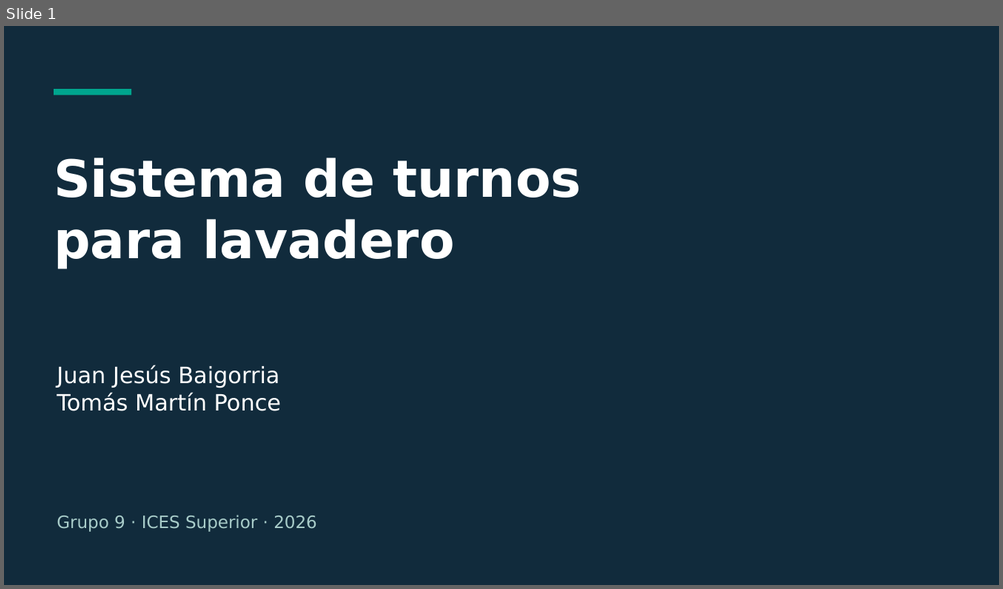
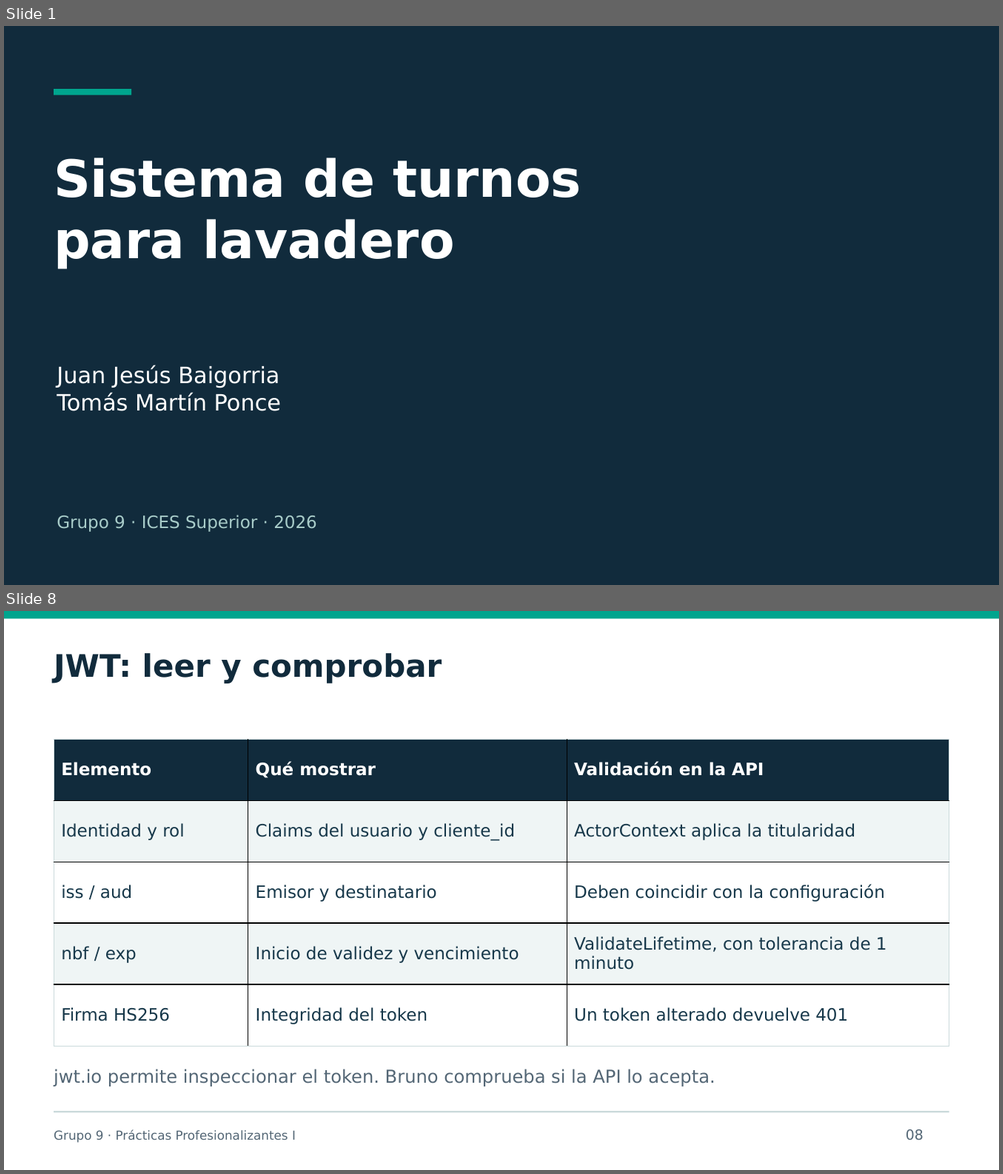
Before and after one commit to PracticasProfesionalizantes-I-2026/Grupo-9-TurnosLavadero, a slide deck: Documentos/Presentacion/TurnosLavadero-Grupo9.pptx. Shown one above the other, each under a label of ours: slide 1 before the commit, slides 1 and 8 after it; the slides between them are not shown. The pictures are 1003x589 and 1003x1174 pixels, drawn with LibreOffice and Linux fonts; fonts in the diff are those of the drawing. Boxes give left, top, right and bottom in pixels: in the first picture for what was removed or moved away, otherwise in the second. Text is boxed around its words. In the diff, an @@ line names an element or a change of style, - is before the commit and + after.

Commit message:
Preparar defensa con Bruno, JWT reales y validaciones; traducir duplicados concurrentes a 409

```diff
--- a/Documentos/Presentacion/TurnosLavadero-Grupo9.pptx
+++ b/Documentos/Presentacion/TurnosLavadero-Grupo9.pptx
@@ slide 8 added at bbox=[4, 611, 999, 1170], background #FFFFFF @@
@@ rectangle added at bbox=[4, 611, 999, 618], fill #00A58E @@
@@ text added at bbox=[54, 653, 441, 684], 30 pt, text #112B3C, bold @@
+JWT: leer y comprobar
@@ table added at bbox=[54, 739, 948, 1046], 5 rows, 3 columns @@
+Elemento | Qué mostrar | Validación en la API
+Identidad y rol | Claims del usuario y cliente_id | ActorContext aplica la titularidad
+iss / aud | Emisor y destinatario | Deben coincidir con la configuración
+nbf / exp | Inicio de validez y vencimiento | ValidateLifetime, con tolerancia de 1 minuto
+Firma HS256 | Integridad del token | Un token alterado devuelve 401
@@ text added at bbox=[54, 1069, 714, 1087], 17.2 pt, text #536675 @@
+jwt.io permite inspeccionar el token. Bruno comprueba si la API lo acepta.
@@ rectangle added at bbox=[54, 1112, 949, 1113], fill #CADADB @@
@@ text added at bbox=[54, 1130, 296, 1143], 12 pt, text #536675 @@
+Grupo 9 · Prácticas Profesionalizantes I
@@ text added at bbox=[905, 1130, 923, 1141], 13.5 pt, text #536675 @@
+08
```
Also in this commit, not shown: 8 slides changed, 8 other slides added, 6 slides removed, 44 other files.
